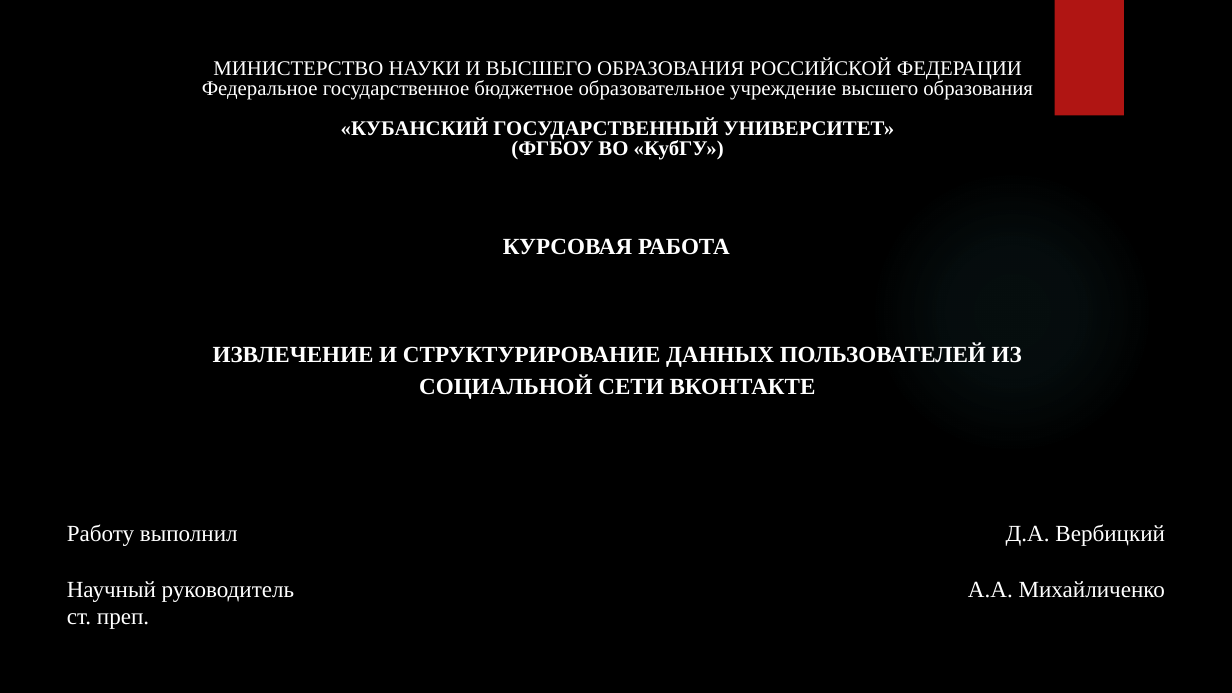
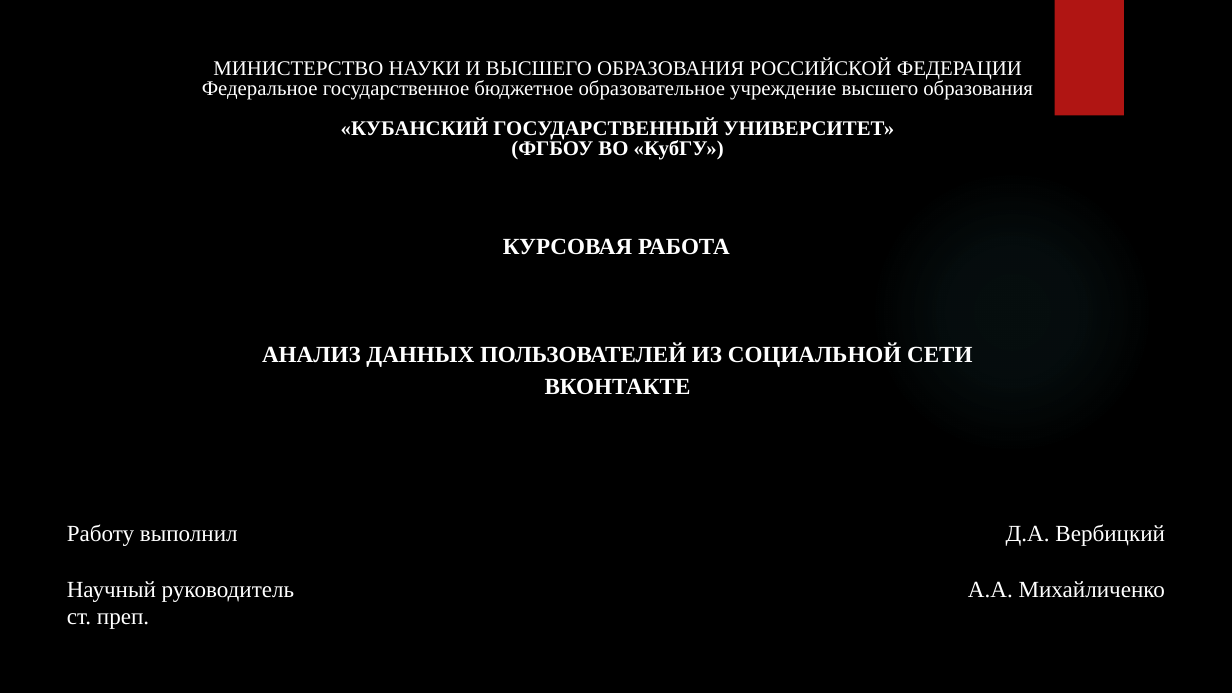
Before and after one commit to danilaverbytskyy/uni, a slide deck: slide 1 of 6 sem/Курсовая 2/Вербицкий Презентация.pptx. Drawn at 1232x693 pixels with LibreOffice and Linux fonts; fonts in the diff are those of the drawing; background and template pictures are left out. Boxes give left, top, right and bottom in pixels: in the first picture for what was removed or moved away, otherwise in the second. Text is boxed around its words. In the diff, an @@ line names an element or a change of style, - is before the commit and + after.

```diff
--- a/6 sem/Курсовая 2/Вербицкий Презентация.pptx
+++ b/6 sem/Курсовая 2/Вербицкий Презентация.pptx
@@ text at bbox=[262, 344, 972, 395]: text changed @@
-ИЗВЛЕЧЕНИЕ И СТРУКТУРИРОВАНИЕ ДАННЫХ ПОЛЬЗОВАТЕЛЕЙ ИЗ СОЦИАЛЬНОЙ СЕТИ ВКОНТАКТЕ
+АНАЛИЗ ДАННЫХ ПОЛЬЗОВАТЕЛЕЙ ИЗ СОЦИАЛЬНОЙ СЕТИ ВКОНТАКТЕ
```
Also in this commit, not shown: 2 other slides changed, 3 slides added, 3 other files.
